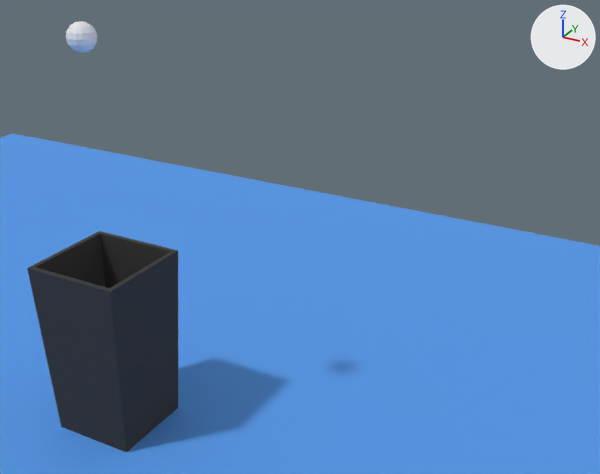
What one commit did to the glTF model public/office.glb.
Before and after are seen from a 50 mm lens placed at (0.33, 0.27, 2.0), pointed at (-1.06, 2.81, 0.73). The axes (+X, +Y, +Z) are drawn at upper right. The lights are the same throughout. Objects named as collision shapes, trigger or cutter boxes, shadow casters or lower levels of detail are left out. Where no turn or scale is listed for an object, it has been applied to the vertices.

The older version as bpy lines, for what is in view:
```python
me_cube = bpy.data.meshes.new('Cube')
me_cube.from_pydata(...)  # 20 vertices, 36 faces; spans x -0.192..0.192, y -0.192..0.192, z -0.348..0.35
me_cube.materials.append(mat_plastic)  # black #313131
me_cube_001 = bpy.data.meshes.new('Cube.001')
me_cube_001.from_pydata(...)  # a box spanning x -5.0..5.0, y -5.0..5.0, z -0.09..0.09
me_cube_001.materials.append(mat_ground)  # blue #5296e7
me_sphere = bpy.data.meshes.new('Sphere')
me_sphere.from_pydata(...)  # a UV sphere (16 segments, 8 rings, poles along z) spanning x -0.05..0.05, y -0.05..0.05, z -0.05..0.05
ob_ball = bpy.data.objects.new('Ball', me_sphere)
ob_ball.location = (-1.603, 2.325, 1.508)
ob_bucket = bpy.data.objects.new('Bucket', me_cube)
ob_bucket.location = (-1.628, 2.351, 0.348)
ob_ground = bpy.data.objects.new('Ground', me_cube_001)
ob_ground.location = (0.0, 0.0, -0.093)
```
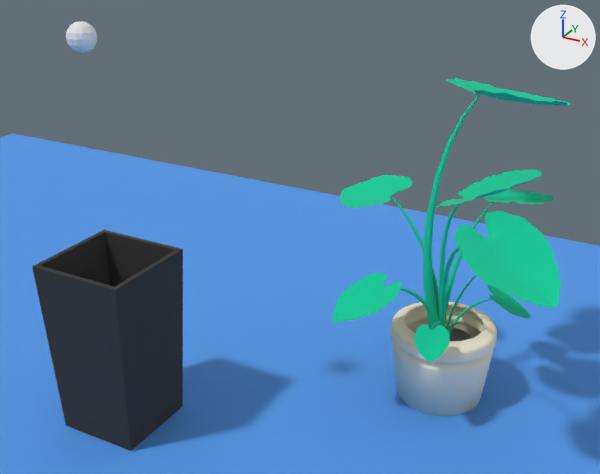
Where the newer file only moved an object's origin or applied its transform, the numbers keep the older frame.

What differs and where, as boxes (x1, y1, x2, y2) in the pictures (600 x 474 px):
```json
{"object": "Bucket", "change": "moved", "before": [27, 231, 178, 452], "after": [32, 230, 183, 451]}
{"object": "plant", "change": "added", "after": [333, 78, 573, 362]}
{"object": "pot2", "change": "added", "after": [391, 302, 497, 416]}
{"object": "pot", "change": "added", "after": [414, 326, 472, 341]}
```

Edits to the scene script, one JSON object a line:
```json
{"op": "add", "block": "mat_standard282828", "code": ["mat_standard282828 = principled_material('Standard282828')", "mat_standard282828.base_color = (0.157, 0.157, 0.157)  # dark grey #6e6e6e", "mat_standard282828.roughness = 1.0"]}
{"op": "add", "block": "mat_standarde8d7a9", "code": ["mat_standarde8d7a9 = principled_material('StandardE8D7A9')", "mat_standarde8d7a9.base_color = (0.91, 0.843, 0.663)  # white #f5edd5", "mat_standarde8d7a9.roughness = 1.0"]}
{"op": "add", "block": "mat_standard009851", "code": ["mat_standard009851 = principled_material('Standard009851')", "mat_standard009851.base_color = (0.0, 0.596, 0.318)  # cyan #00cb99", "mat_standard009851.roughness = 1.0"]}
{"op": "add", "block": "me_plant6_002", "code": ["me_plant6_002 = bpy.data.meshes.new('plant6.002')", "me_plant6_002.from_pydata(...)  # 129 vertices, 192 faces; spans x -0.15..0.105, y -0.129..0.126, z 0.006..0.248", "me_plant6_002.materials.append(mat_standard282828)  # dark grey #6e6e6e"]}
{"op": "add", "block": "me_plant6_001", "code": ["me_plant6_001 = bpy.data.meshes.new('plant6.001')", "me_plant6_001.from_pydata(...)  # 1408 vertices, 2816 faces; spans x -0.235..0.19, y -0.214..0.211, z 0.002..0.343", "me_plant6_001.materials.append(mat_standarde8d7a9)  # white #f5edd5"]}
{"op": "add", "block": "me_plant6", "code": ["me_plant6 = bpy.data.meshes.new('plant6')", "me_plant6.from_pydata(...)  # 4485 vertices, 8160 faces; spans x -0.577..0.49, y -0.582..0.51, z 0.174..1.272", "me_plant6.materials.append(mat_standard009851)  # cyan #00cb99"]}
{"op": "set", "path": "ob_bucket.location", "old": "(-1.628, 2.351, 0.348)", "new": "(-1.615, 2.363, 0.353)"}
{"op": "add", "block": "ob_pot", "code": ["ob_pot = bpy.data.objects.new('pot', me_plant6_002)", "ob_pot.location = (-0.553, 3.132, 0.0)"]}
{"op": "add", "block": "ob_pot2", "code": ["ob_pot2 = bpy.data.objects.new('pot2', me_plant6_001)", "ob_pot2.location = (-0.553, 3.132, 0.0)"]}
{"op": "add", "block": "ob_plant_1", "code": ["ob_plant_1 = bpy.data.objects.new('plant', me_plant6)", "ob_plant_1.location = (-0.553, 3.132, 0.0)"]}
```
